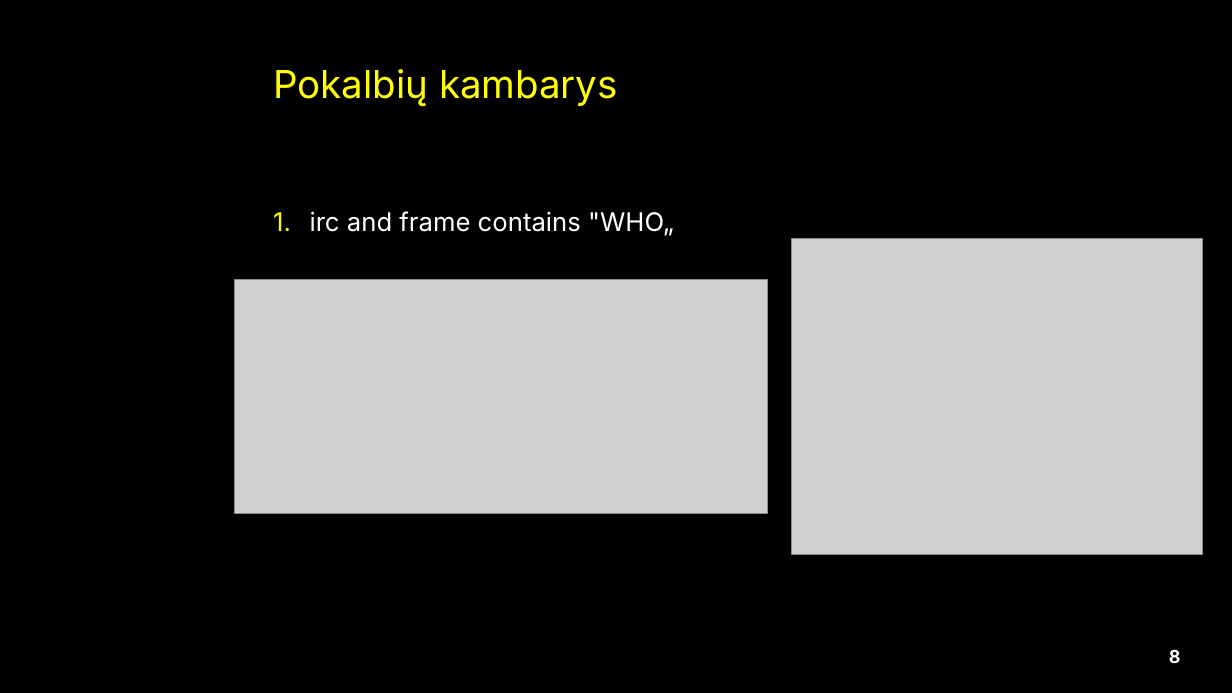
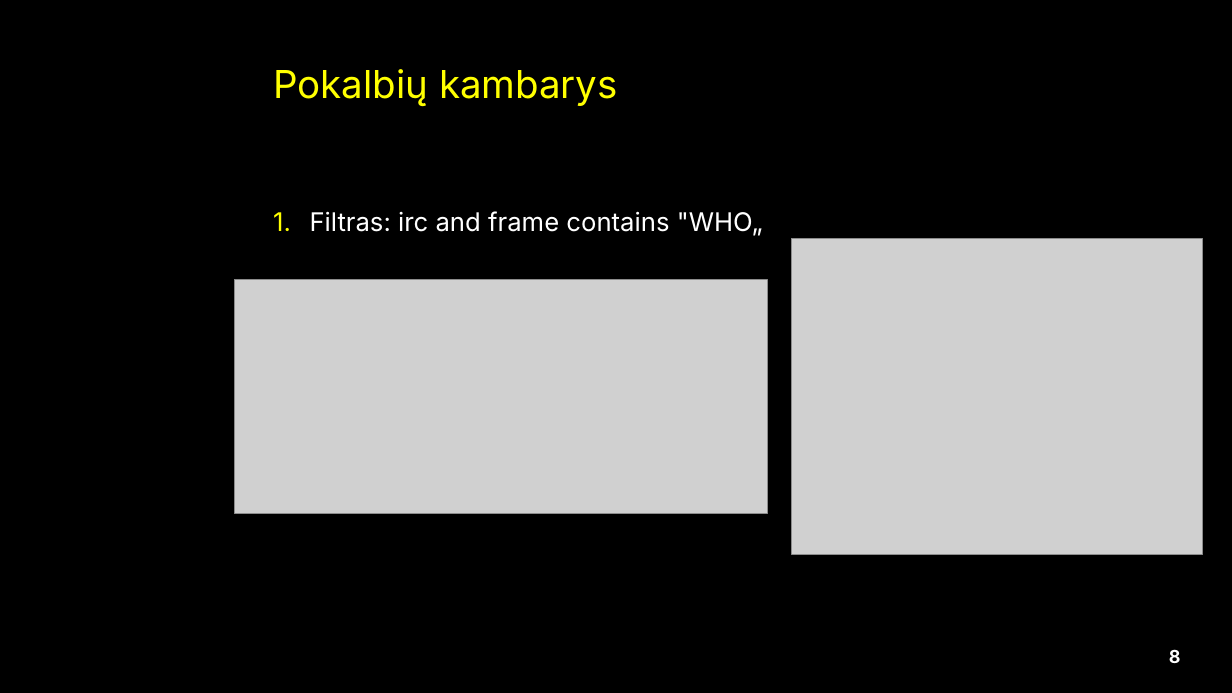
Before and after one commit to EligijusK/KTU, a slide deck: slide 8 of Saugos Magistro studijos/Laboratorinis tinklai/Kompiuteriniu tinklu saugos projetkas.pptx. Drawn at 1232x693 pixels with LibreOffice and Linux fonts; fonts in the diff are those of the drawing; grey boxes stand for pictures; background and template pictures are left out. Boxes give left, top, right and bottom in pixels: in the first picture for what was removed or moved away, otherwise in the second. Text is boxed around its words. In the diff, an @@ line names an element or a change of style, - is before the commit and + after.

Commit message:
projektas done

```diff
--- a/Saugos Magistro studijos/Laboratorinis tinklai/Kompiuteriniu tinklu saugos projetkas.pptx
+++ b/Saugos Magistro studijos/Laboratorinis tinklai/Kompiuteriniu tinklu saugos projetkas.pptx
@@ text at (310,211,763,236): text changed @@
-1. irc and frame contains "WHO„
+1. Filtras: irc and frame contains "WHO„
```
